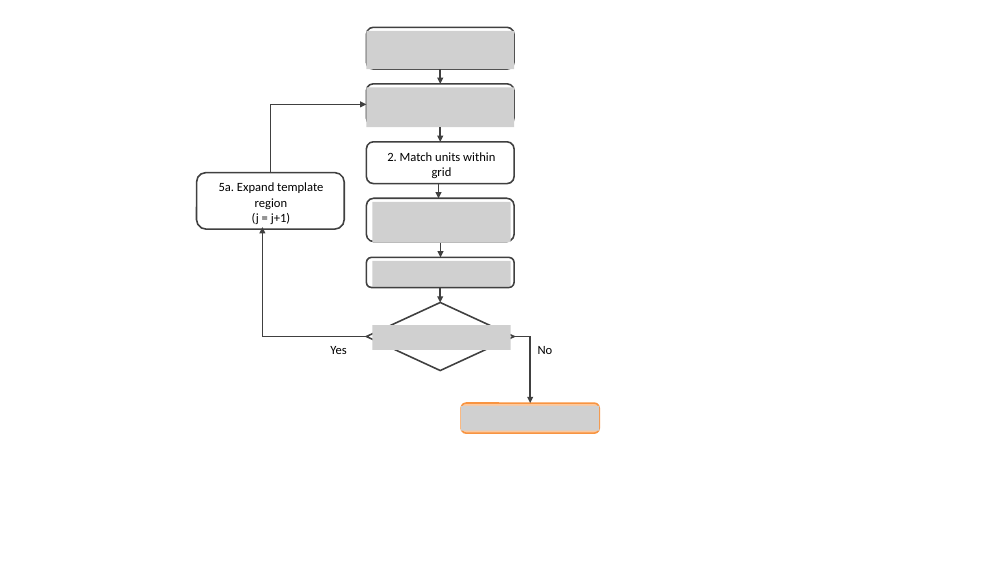
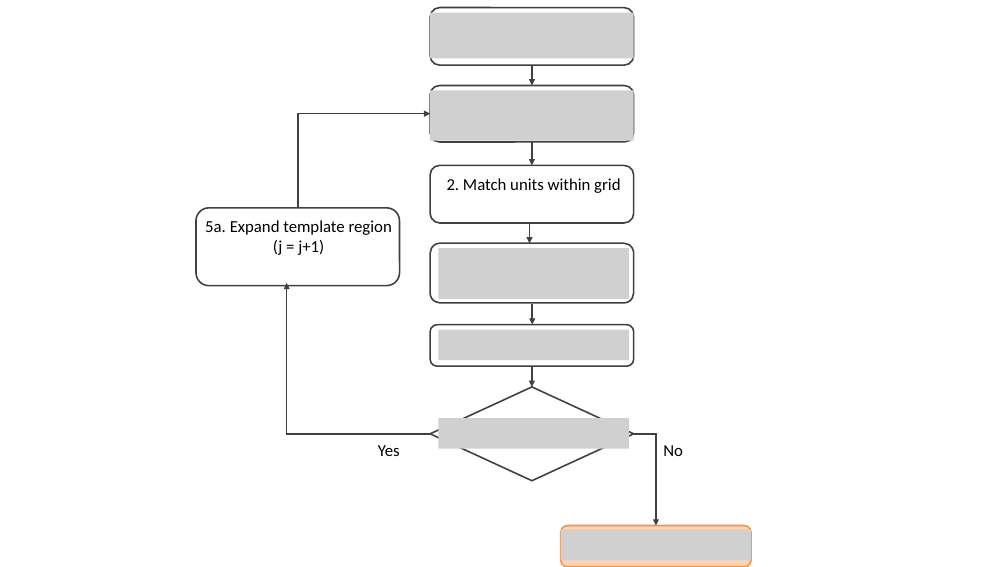
Before and after one commit to maibennett/presentations, a slide deck: slide 10 of content/presentations/RD/IC_20210312/images/diagram_GRD.pptx. Drawn at 1008x567 pixels with LibreOffice and Linux fonts; fonts in the diff are those of the drawing; grey boxes stand for pictures. Boxes give left, top, right and bottom in pixels: in the first picture for what was removed or moved away, otherwise in the second. Text is boxed around its words. In the diff, an @@ line names an element or a change of style, - is before the commit and + after.

```diff
--- a/content/presentations/RD/IC_20210312/images/diagram_GRD.pptx
+++ b/content/presentations/RD/IC_20210312/images/diagram_GRD.pptx
@@ rounded rectangle resized from (x1=367, y1=27, x2=514, y2=69) to (x1=430, y1=8, x2=634, y2=65) @@
@@ picture removed at (x1=367, y1=31, x2=514, y2=70) @@
@@ picture removed at (x1=367, y1=88, x2=514, y2=127) @@
@@ rounded rectangle resized from (x1=367, y1=84, x2=514, y2=125) to (x1=430, y1=85, x2=634, y2=142) @@
@@ arrow moved from (440, 69) - (440, 84) to (532, 65) - (532, 85) @@
@@ elbow arrow moved from (271, 172) - (367, 104) to (298, 208) - (430, 113) @@
@@ rounded rectangle removed at (x1=367, y1=142, x2=514, y2=184) @@
@@ arrow moved from (440, 127) - (440, 142) to (532, 141) - (532, 166) @@
@@ rounded rectangle resized from (x1=367, y1=198, x2=514, y2=241) to (x1=430, y1=166, x2=634, y2=223) @@
@@ text "2. Match units within grid" moved from (x1=387, y1=152, x2=495, y2=178) to (x1=447, y1=178, x2=620, y2=193) @@
@@ rounded rectangle resized from (x1=197, y1=172, x2=344, y2=229) to (x1=196, y1=208, x2=399, y2=286) @@
@@ picture removed at (x1=373, y1=202, x2=511, y2=242) @@
@@ arrow removed from (439, 184) to (439, 198) @@
@@ text "5a. Expand template region" moved from (x1=219, y1=182, x2=323, y2=224) to (x1=205, y1=220, x2=392, y2=255) @@
@@ arrow moved from (441, 243) - (441, 257) to (529, 223) - (529, 243) @@
@@ picture removed at (x1=373, y1=261, x2=511, y2=286) @@
@@ rounded rectangle resized from (x1=367, y1=257, x2=514, y2=287) to (x1=430, y1=243, x2=634, y2=303) @@
@@ elbow arrow moved from (367, 337) - (262, 227) to (430, 434) - (287, 283) @@
@@ diamond removed at (x1=367, y1=302, x2=514, y2=371) @@
@@ picture removed at (x1=373, y1=325, x2=511, y2=350) @@
@@ arrow moved from (440, 288) - (440, 302) to (532, 305) - (532, 325) @@
@@ elbow arrow removed from (514, 337) to (530, 403) @@
@@ rounded rectangle removed at (x1=461, y1=403, x2=600, y2=433) @@
@@ picture removed at (x1=461, y1=406, x2=600, y2=431) @@
@@ text "Yes" moved from (x1=330, y1=346, x2=346, y2=354) to (x1=378, y1=445, x2=400, y2=456) @@
@@ group added at (x1=430, y1=13, x2=752, y2=567): 6 pictures, 2 rounded rectangles, 1 diamond, 1 arrow, 1 elbow arrow @@
@@ size 12 to 16 pt in 4 elements at (x1=205, y1=220, x2=392, y2=255), (x1=447, y1=178, x2=620, y2=193), (x1=378, y1=445, x2=400, y2=456), (x1=663, y1=445, x2=683, y2=456) @@
@@ text "No" moved from (x1=538, y1=346, x2=553, y2=354) to (x1=663, y1=445, x2=683, y2=456) @@
```
Also in this commit, not shown: 8 other slides changed, 10 other files.
